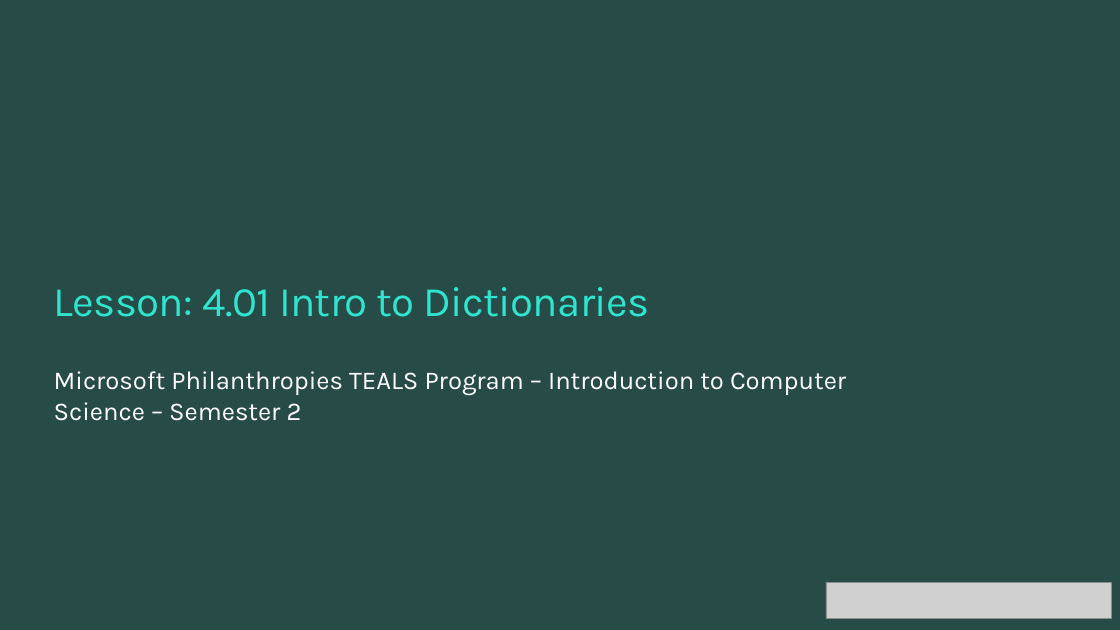
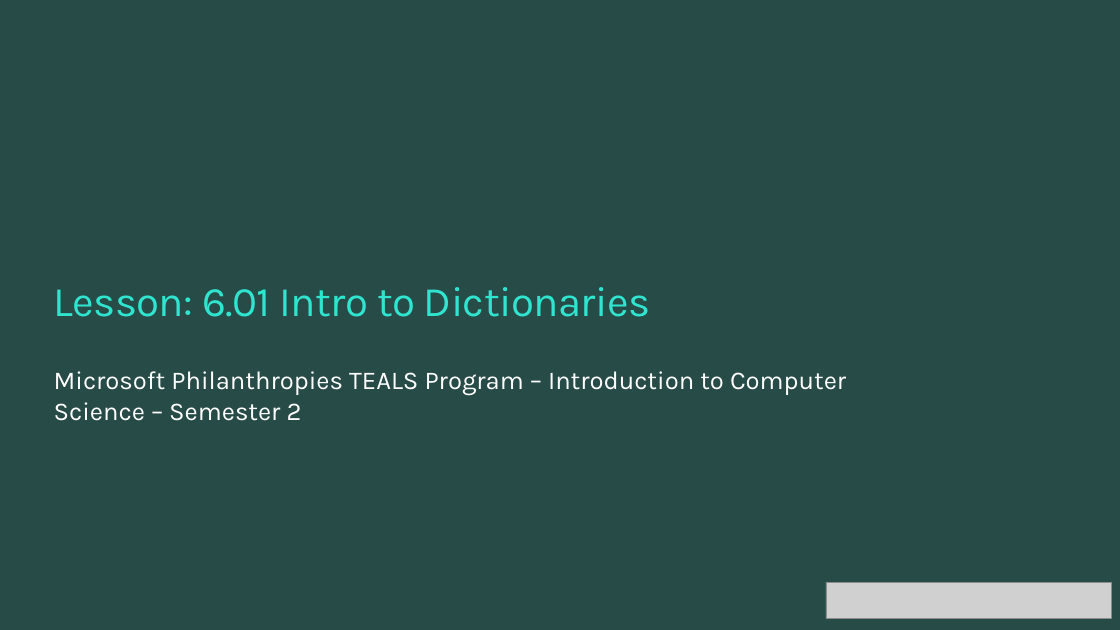
Before and after one commit to TEALSK12/2nd-semester-introduction-to-computer-science, a slide deck: slide 1 of units/6_unit/slidedecks/Intro Python 6.01 TEALS.pptx. Drawn at 1120x630 pixels with LibreOffice and Linux fonts; fonts in the diff are those of the drawing; grey boxes stand for pictures; background and template pictures are left out. Boxes give left, top, right and bottom in pixels: in the first picture for what was removed or moved away, otherwise in the second. Text is boxed around its words. In the diff, an @@ line names an element or a change of style, - is before the commit and + after.

```diff
--- a/units/6_unit/slidedecks/Intro Python 6.01 TEALS.pptx
+++ b/units/6_unit/slidedecks/Intro Python 6.01 TEALS.pptx
@@ title at bbox=[54, 287, 650, 317]: text changed @@
-Lesson: 4.01 Intro to Dictionaries
+Lesson: 6.01 Intro to Dictionaries
```
Also in this commit, not shown: 3 other files.
